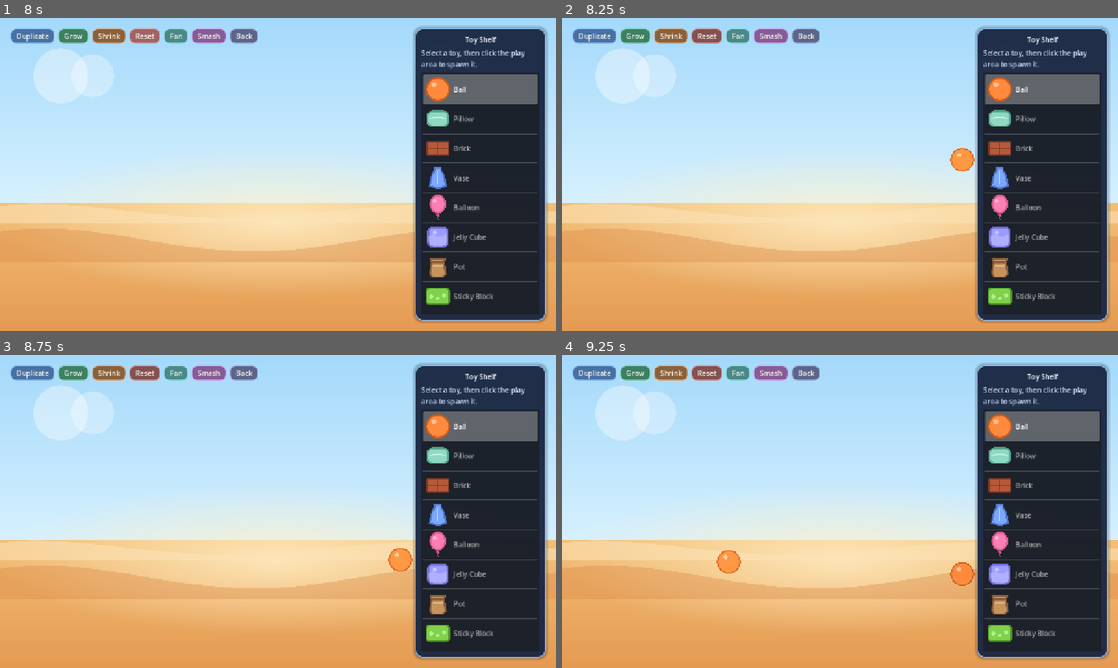
Above: before the commit, frames 1-4 (two rows, left to right).
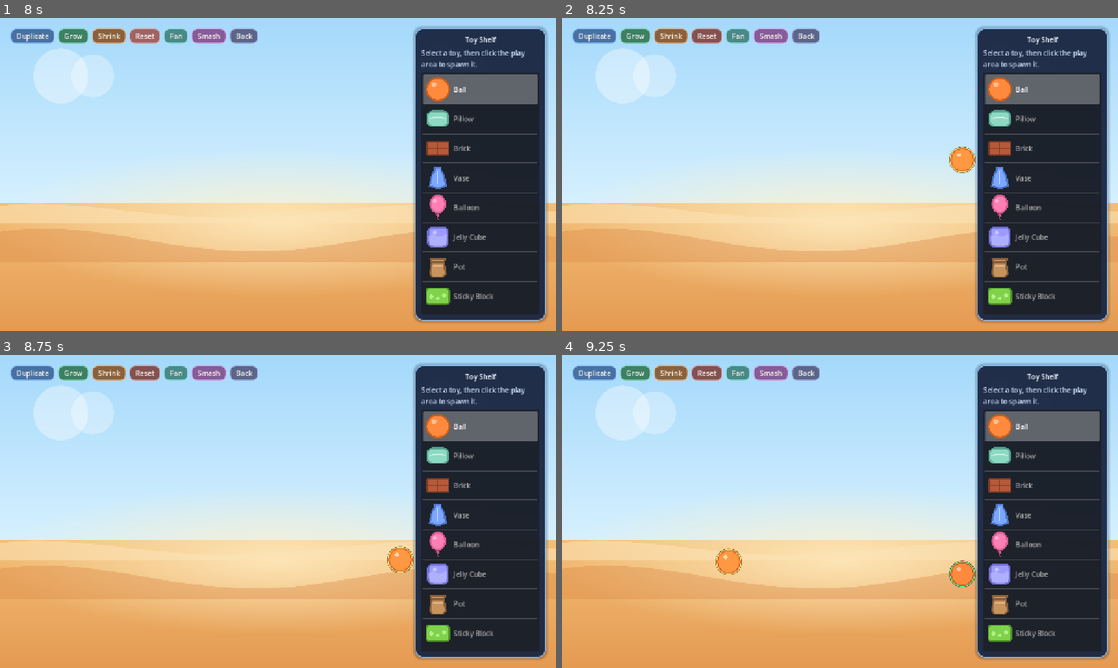
Above: after the commit, the same moments.

Repository: SoundBlaster/ToysSandbox
Game: Godot game, scene res://scenes/boot/Boot.tscn
Two runs of this game, one before a commit and one after it. Both use one fixed random seed, a clock stepped at 60 frames per second and the inputs below.
Inputs (mouse positions are in pixels of both pictures, inside the frame that each line leads up to):
- Up to frame 1 (8 s): click "Play" at 0.5 s; click "Duplicate" at 1.25 s; click "Grow" at 2 s; click "Shrink" at 2.75 s; click "Fan" at 3.5 s; click "Smash" at 4.25 s; click "Got it" at 5 s; click "Back" at 5.75 s; click "Play" at 6.5 s; click "Reset" at 7.25 s
- Up to frame 2 (8.25 s): move the mouse to (962, 158) at 8.02 s; hold D from 8.03 s (still down); tap R at 8.1 s; click (962, 158) at 8.17 s
- Up to frame 3 (8.75 s): keep holding D
- Up to frame 4 (9.25 s): release D at 8.75 s; drag from (728, 527) to (812, 574) at 8.77 s

Frame 1 is identical in both runs. In frame 2, less than 0.1% of the frame differs, in the area x 69-75%, y 41-50%; in frame 3, less than 0.1%; in frame 4, 0.1%, in the area x 27-75%, y 61-75%.

Commit message:
Implement P2-T8: add debug-only toy perimeter overlay

Diff:
--- a/scripts/game/ToyInstance.gd
+++ b/scripts/game/ToyInstance.gd
@@ -16,9 +16,15 @@
 var _upright_damping := 0.0
 var _primary_effect_tween: Tween = null
 var _secondary_effect_tween: Tween = null
+var _debug_overlay_enabled := false
+var _debug_perimeter_points := PackedVector2Array()
 
 const MIN_SIZE_SCALE := 0.6
 const MAX_SIZE_SCALE := 1.8
+const DEBUG_PERIMETER_SEGMENTS := 32
+const DEBUG_PERIMETER_PRIMARY_COLOR := Color(0.43, 0.98, 0.62, 0.9)
+const DEBUG_PERIMETER_SELECTED_COLOR := Color(1.0, 0.9, 0.45, 0.95)
+const DEBUG_PERIMETER_SHADOW_COLOR := Color(0.0, 0.0, 0.0, 0.75)
 const EFFECT_TEXTURES := {
 	&"fragment": preload("res://assets/effects/fragment_effect.svg"),
 	&"crack": preload("res://assets/effects/crack_effect.svg"),
@@ -54,6 +60,17 @@
 func _ready() -> void:
 	add_to_group("toy_instances")
 	set_physics_process(false)
+	_debug_overlay_enabled = OS.is_debug_build()
+	queue_redraw()
+
+
+func _draw() -> void:
+	if not _debug_overlay_enabled or _debug_perimeter_points.size() < 2:
+		return
+
+	var perimeter_color := DEBUG_PERIMETER_SELECTED_COLOR if is_selected else DEBUG_PERIMETER_PRIMARY_COLOR
+	draw_polyline(_debug_perimeter_points, DEBUG_PERIMETER_SHADOW_COLOR, 3.5, true)
+	draw_polyline(_debug_perimeter_points, perimeter_color, 1.75, true)
 
 
 func _physics_process(_delta: float) -> void:
@@ -80,6 +97,8 @@
 		_buoyancy_force = 0.0
 		_upright_strength = 0.0
 		_upright_damping = 0.0
+		_debug_perimeter_points = PackedVector2Array()
+		queue_redraw()
 		set_physics_process(false)
 		return
 
@@ -141,6 +160,8 @@
 func set_selected(selected: bool) -> void:
 	is_selected = selected
 	_apply_selection_visuals()
+	if _debug_overlay_enabled:
+		queue_redraw()
 
 
 func resize_by_step(step: float) -> bool:
@@ -253,6 +274,8 @@
 				Vector2(-size.x * 0.5, size.y * 0.5),
 			])
 
+	_refresh_debug_perimeter()
+
 
 func _apply_visuals() -> void:
 	base_color = toy_definition.get("color", Color.WHITE)
@@ -288,6 +311,54 @@
 		points.append(Vector2.RIGHT.rotated(angle) * radius)
 
 	return points
+
+
+func _build_debug_circle_outline(radius: float) -> PackedVector2Array:
+	var points := PackedVector2Array()
+	for index in range(DEBUG_PERIMETER_SEGMENTS):
+		var angle := TAU * float(index) / float(DEBUG_PERIMETER_SEGMENTS)
+		points.append(Vector2.RIGHT.rotated(angle) * radius)
+
+	if points.size() > 0:
+		points.append(points[0])
+
+	return points
+
+
+func _refresh_debug_perimeter() -> void:
+	if not _debug_overlay_enabled:
+		return
+
+	if collision_shape == null or collision_shape.shape == null:
+		_debug_perimeter_points = PackedVector2Array()
+		queue_redraw()
+		return
+
+	var shape := collision_shape.shape
+	if shape is CircleShape2D:
+		_debug_perimeter_points = _build_debug_circle_outline((shape as CircleShape2D).radius)
+	elif shape is RectangleShape2D:
+		var rectangle_size := (shape as RectangleShape2D).size
+		var half := rectangle_size * 0.5
+		_debug_perimeter_points = PackedVector2Array([
+			Vector2(-half.x, -half.y),
+			Vector2(half.x, -half.y),
+			Vector2(half.x, half.y),
+			Vector2(-half.x, half.y),
+			Vector2(-half.x, -half.y),
+		])
+	elif shape is ConvexPolygonShape2D:
+		var polygon_points := (shape as ConvexPolygonShape2D).points
+		_debug_perimeter_points = polygon_points.duplicate()
+		if _debug_perimeter_points.size() > 0:
+			_debug_perimeter_points.append(_debug_perimeter_points[0])
+	else:
+		var fallback_outline := body_polygon.polygon.duplicate()
+		if fallback_outline.size() > 0:
+			fallback_outline.append(fallback_outline[0])
+		_debug_perimeter_points = fallback_outline
+
+	queue_redraw()
 
 
 func _fit_world_texture(target_size: Vector2, texture: Texture2D) -> void:
Not shown, added: SPECS/INPROGRESS/P2-T8_Validation_Report.md
